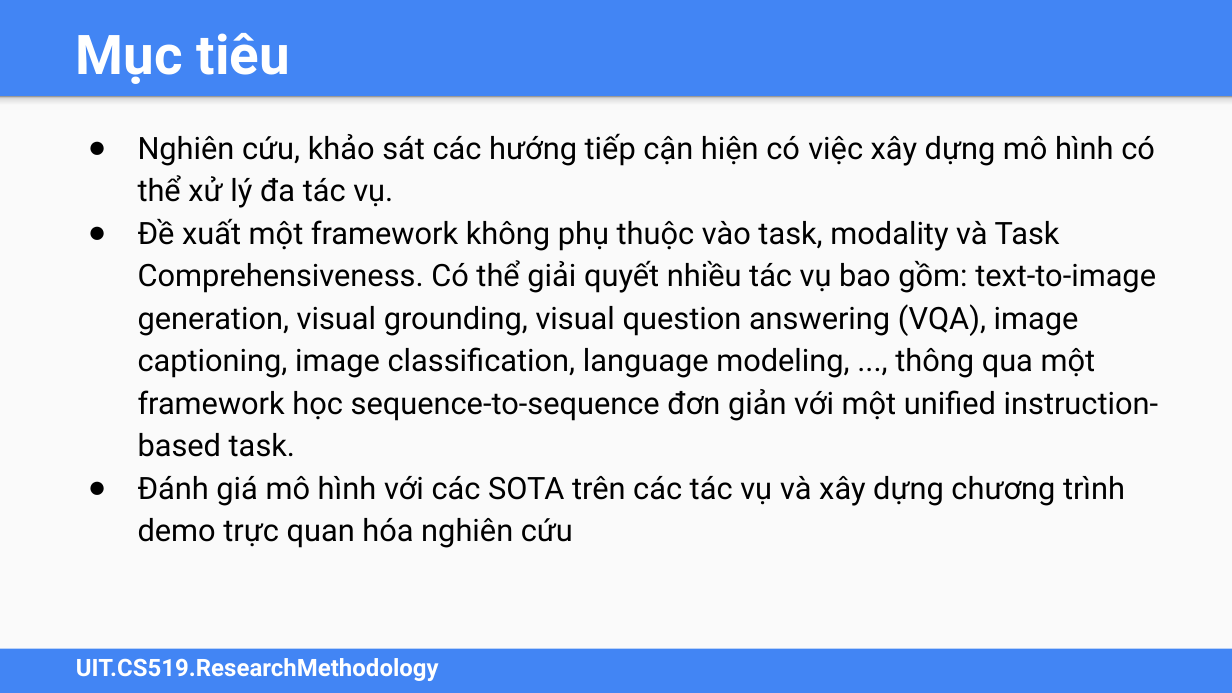
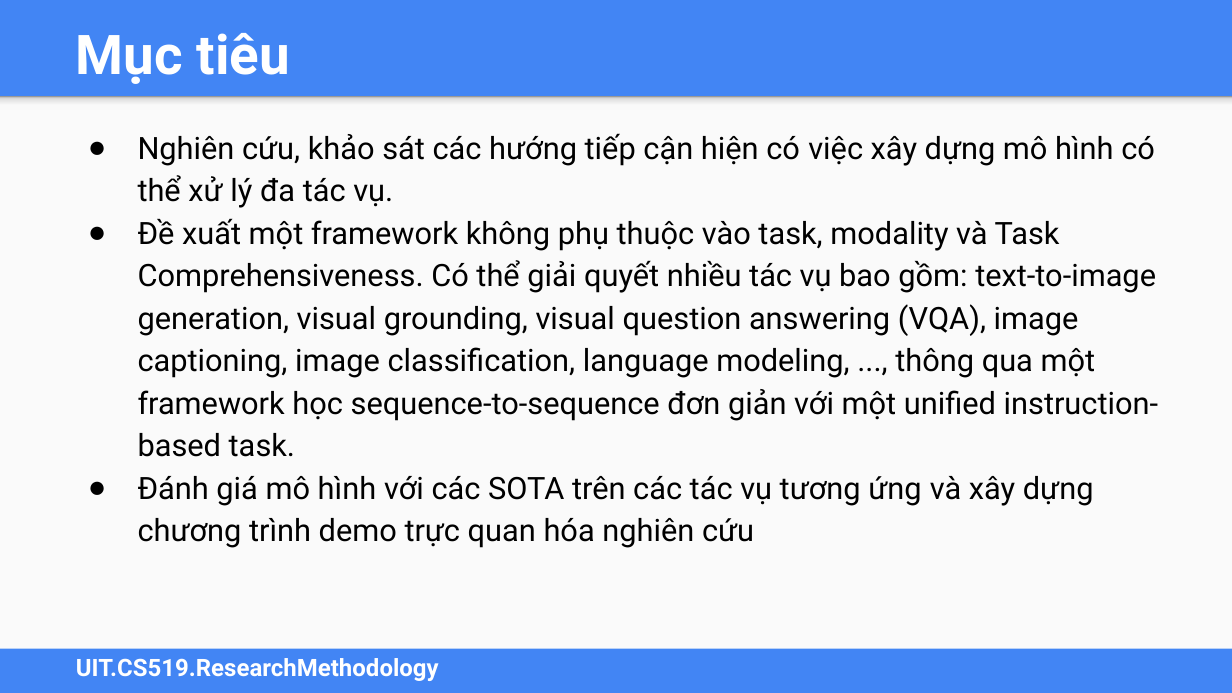
Before and after one commit to duongve13112002/CS519.O11, a slide deck: slide 4 of Đồ án cuối kỳ/OFA Unifying Architectures, Tasks, and Modalities Through a Simple Sequence-to-Sequence Learning Framework_Slide.pptx. Drawn at 1232x693 pixels with LibreOffice and Linux fonts; fonts in the diff are those of the drawing. Boxes give left, top, right and bottom in pixels: in the first picture for what was removed or moved away, otherwise in the second. Text is boxed around its words. In the diff, an @@ line names an element or a change of style, - is before the commit and + after.

```diff
--- a/Đồ án cuối kỳ/OFA Unifying Architectures, Tasks, and Modalities Through a Simple Sequence-to-Sequence Learning Framework_Slide.pptx
+++ b/Đồ án cuối kỳ/OFA Unifying Architectures, Tasks, and Modalities Through a Simple Sequence-to-Sequence Learning Framework_Slide.pptx
@@ text at (138,476,1094,548): text changed @@
-● Đánh giá mô hình với các SOTA trên các tác vụ và xây dựng chương trình demo trực quan hóa nghiên cứu
+● Đánh giá mô hình với các SOTA trên các tác vụ tương ứng và xây dựng chương trình demo trực quan hóa nghiên cứu
```
Also in this commit, not shown: 2 other slides changed, 2 other files.
